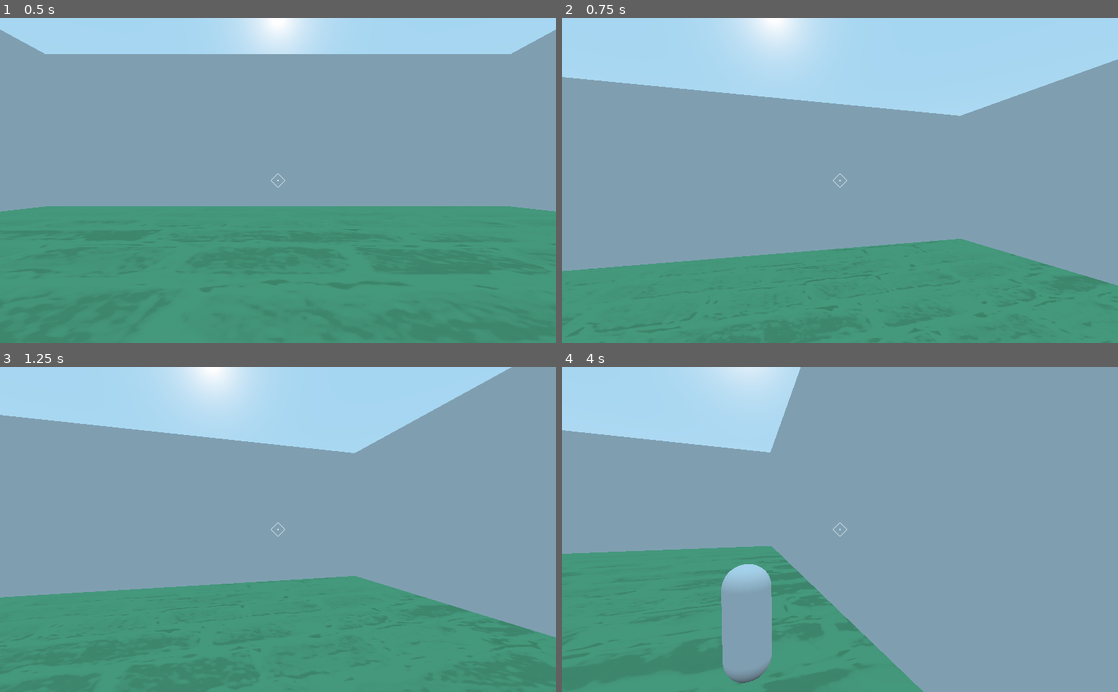
Above: before the commit, frames 1-4 (two rows, left to right).
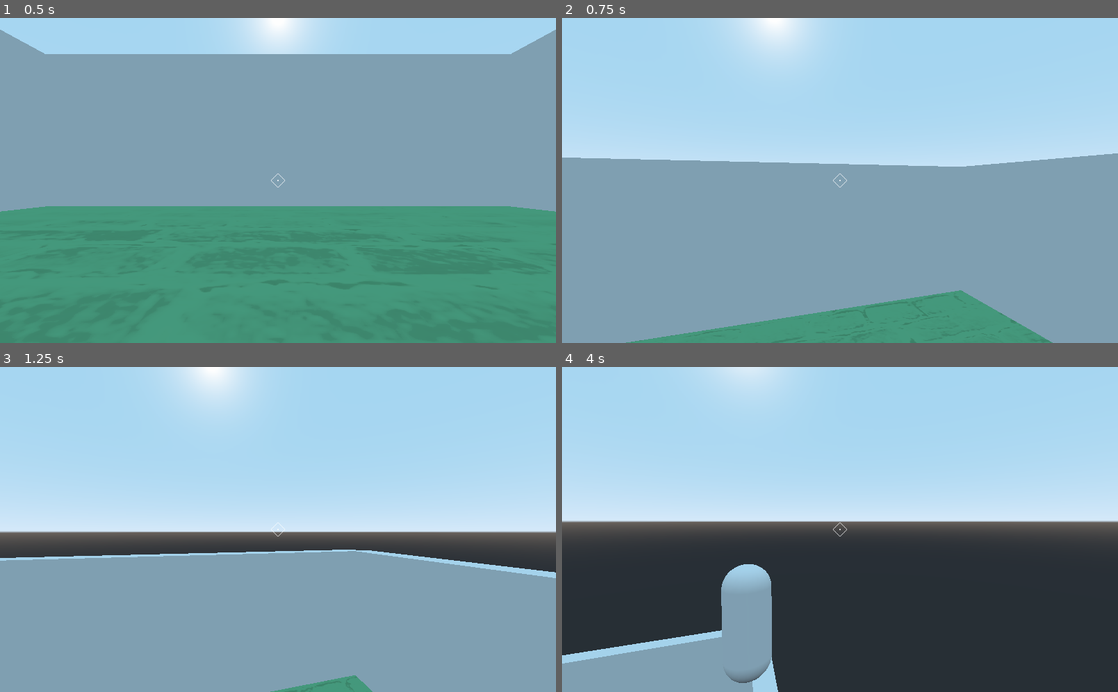
Above: after the commit, the same moments.

Repository: singerbj/godot_game
Game: Godot game, scene res://Scenes/World.tscn
The game is run twice, just before and just after one commit, with the same random seed, the same clock (stepped at 60 frames per second) and the same inputs.
Inputs (mouse positions are in pixels of both pictures, inside the frame that each line leads up to):
- Up to frame 1 (0.5 s): no input
- Up to frame 2 (0.75 s): tap Enter at 0.5 s; move the mouse to (867, 180) at 0.52 s; hold D (move_right) from 0.53 s (still down); tap Space (jump) at 0.6 s
- Up to frame 3 (1.25 s): keep holding D (move_right); tap Space (jump) at 0.77, 1.07 s
- Up to frame 4 (4 s): move the mouse to (812, 529) at 1.27 s; release D (move_right) at 1.28 s; hold S (move_backward) 1.28-2.03 s; tap W (move_foward) at 1.35 s; tap Space (jump) at 1.52, 1.55, 1.82, 2.3, 3.02, 3.05, 3.32, 3.6, 3.77 s; move the mouse to (851, 523) at 2.02 s; hold D (move_right) 2.03-3.53 s; tap V (toggle_camera) at 2.1 s; move the mouse to (834, 536) at 2.77 s; tap Shift at 2.85 s; move the mouse to (878, 532) at 3.52 s; hold A (move_left) from 3.53 s (still down)

Frame 1 is identical in both runs. In frame 2, 41% of the frame differs, in the area x 0-100%, y 12-100%; in frame 3, 72%; in frame 4, 88%, in the area x 0-100%, y 0-100%.

Commit message:
attempt to make jumping better

Diff:
--- a/Player/Player.gd
+++ b/Player/Player.gd
@@ -3,7 +3,8 @@
 export var speed = 10
 export var acceleration = 5
 export var gravity = 0.98
-export var jump_power = 40
+export var jump_y_power = 100 #35
+export var jump_x_power = 1000 #35
 
 onready var game = get_node("/root/Game")
 onready var head = $Head
@@ -27,11 +28,13 @@
 
 	direction = direction.normalized()
 
-	velocity = velocity.linear_interpolate(direction * speed, acceleration * delta)
+
+	var temp_speed = speed
+	if Input.is_action_just_pressed("jump") and is_on_floor() and !game.menu_opened:
+		velocity.y += jump_y_power
+#		temp_speed += jump_x_power #TODO: THIS DOESNT WORK
+
+	velocity = velocity.linear_interpolate(direction * temp_speed, acceleration * delta)
 	velocity.y -= gravity
 
-	if Input.is_action_just_pressed("jump") and is_on_floor():
-		if !game.menu_opened:
-			velocity.y += jump_power
-
 	velocity = move_and_slide(velocity, Vector3.UP)
